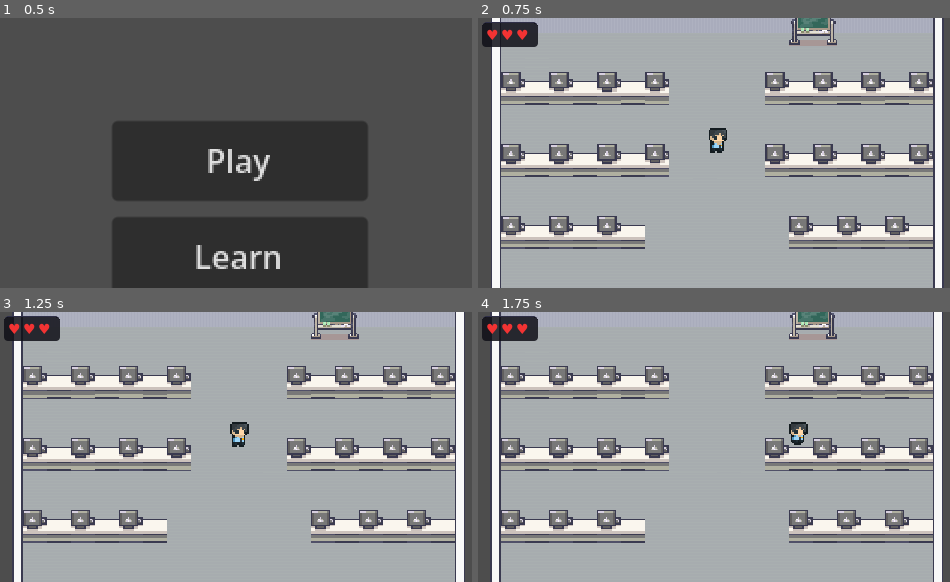
Above: before the commit, frames 1-4 (two rows, left to right).
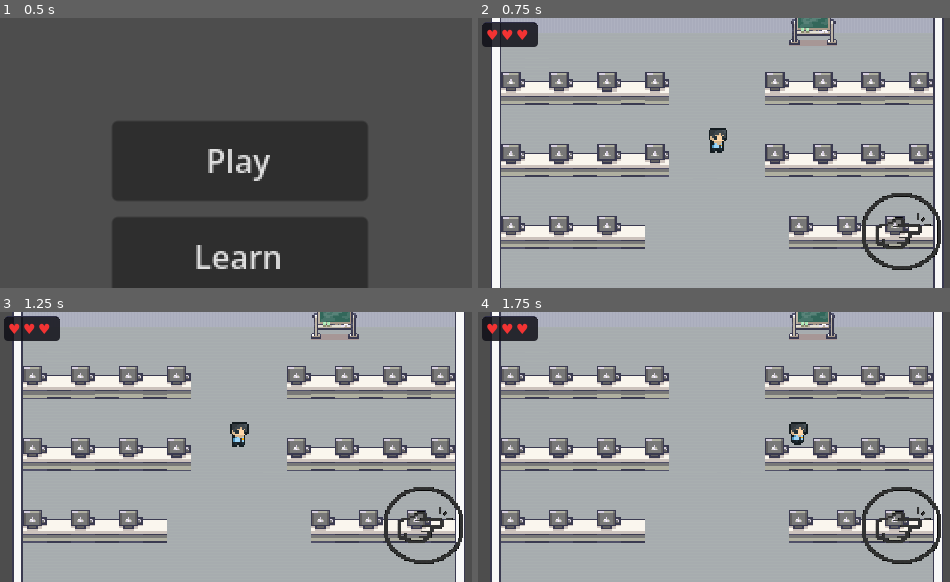
Above: after the commit, the same moments.

Repository: Raikosuu/Full-Tech-Panic_Public
Game: Godot game, scene res://scenes/main_menu.tscn
Same seed, same stepped clock (60 frames per second), same inputs: the game is played once before the commit and once after it.
Inputs (mouse positions are in pixels of both pictures, inside the frame that each line leads up to):
- Up to frame 1 (0.5 s): no input
- Up to frame 2 (0.75 s): click "Play" at 0.5 s
- Up to frame 3 (1.25 s): no input
- Up to frame 4 (1.75 s): move the mouse to (822, 433) at 1.27 s; hold D (move_right) from 1.28 s (still down); hold E (interact) from 1.28 s (still down); click (822, 433) at 1.42 s

Frame 1 is identical in both runs. In frame 2, 1.2% of the frame differs, in the area x 81-99%, y 64-94%; in frame 3, 1.2%; in frame 4, 1.2%.

Commit message:
touch controls implemented

Diff:
--- a/scenes/game_scene.tscn
+++ b/scenes/game_scene.tscn
@@ -8,6 +8,7 @@
 [ext_resource type="PackedScene" uid="uid://bdj6mg720j6n4" path="res://scenes/exit_point.tscn" id="6_kk2rg"]
 [ext_resource type="PackedScene" uid="uid://bvvwyojvr5lid" path="res://scenes/npc_spawn.tscn" id="6_rurhu"]
 [ext_resource type="PackedScene" path="res://scenes/health_ui.tscn" id="7_kk2rg"]
+[ext_resource type="PackedScene" uid="uid://c8s4hl3jv3c1h" path="res://scenes/touch_controls.tscn" id="9_utbpp"]
 
 [sub_resource type="TileSetAtlasSource" id="TileSetAtlasSource_rurhu"]
 texture = ExtResource("2_bw6k5")
@@ -2663,3 +2664,14 @@
 position = Vector2(328, 239)
 
 [node name="HealthUI" parent="." unique_id=74143610 instance=ExtResource("7_kk2rg")]
+
+[node name="Control" type="Control" parent="." unique_id=1491601460]
+layout_mode = 3
+anchors_preset = 2
+anchor_top = 1.0
+anchor_bottom = 1.0
+offset_top = -40.0
+offset_right = 40.0
+grow_vertical = 0
+
+[node name="TouchControls" parent="Control" unique_id=1602627443 instance=ExtResource("9_utbpp")]
--- /dev/null
+++ b/scenes/touch_controls.tscn
@@ -0,0 +1,27 @@
+[gd_scene format=3 uid="uid://c8s4hl3jv3c1h"]
+
+[ext_resource type="PackedScene" uid="uid://dmr0fcamx7t56" path="res://addons/virtual_joystick/virtual_joystick_scene.tscn" id="1_6wx45"]
+[ext_resource type="Texture2D" uid="uid://1x3jsi7d0w45" path="res://assets/interact button.png" id="2_n26gd"]
+
+[node name="TouchControls" type="CanvasLayer" unique_id=1602627443]
+
+[node name="Virtual Joystick" parent="." unique_id=1921159607 instance=ExtResource("1_6wx45")]
+offset_left = -0.99999994
+offset_top = -121.000015
+offset_right = 299.0
+offset_bottom = 179.0
+scale = Vector2(0.4, 0.4)
+pressed_color = Color(0.80438834, 0.10015593, 0.32349014, 1)
+clampzone_size = 25.0
+joystick_mode = 1
+visibility_mode = 2
+action_left = "move_left"
+action_right = "move_right"
+action_up = "move_up"
+action_down = "move_down"
+
+[node name="TouchScreenButton" type="TouchScreenButton" parent="." unique_id=444295103]
+position = Vector2(297.00003, 133)
+scale = Vector2(0.165, 0.165)
+texture_normal = ExtResource("2_n26gd")
+action = "interact"
Binary file added: assets/interact button.png
Not shown, added: assets/interact button.png.import
